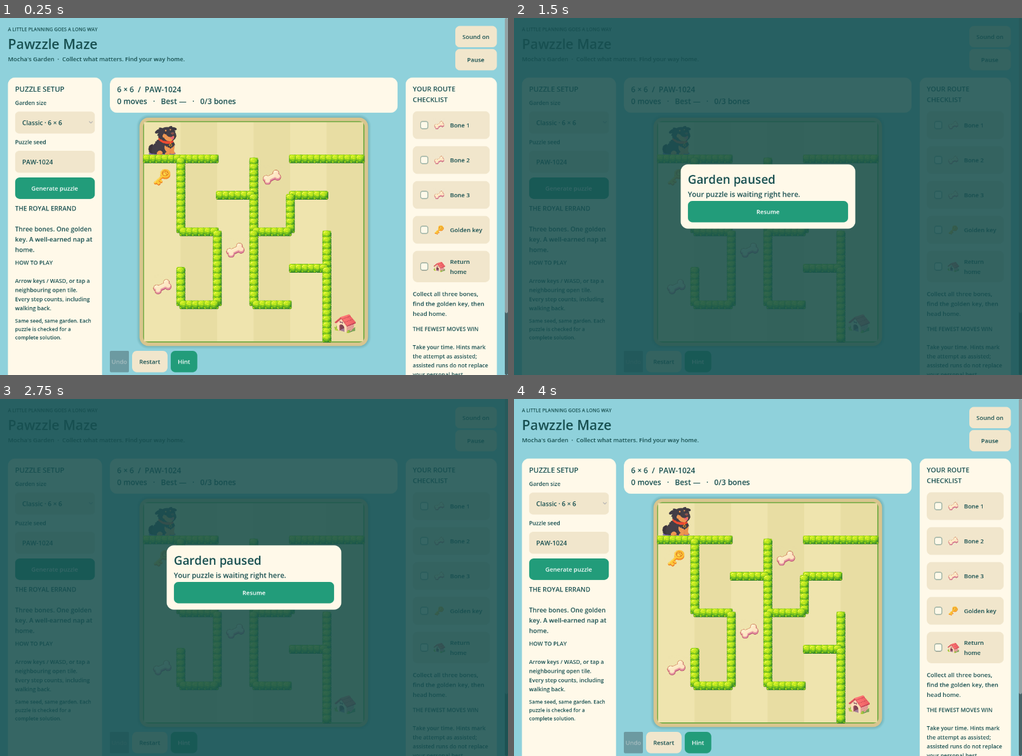
Above: before the commit, frames 1-4 (two rows, left to right).
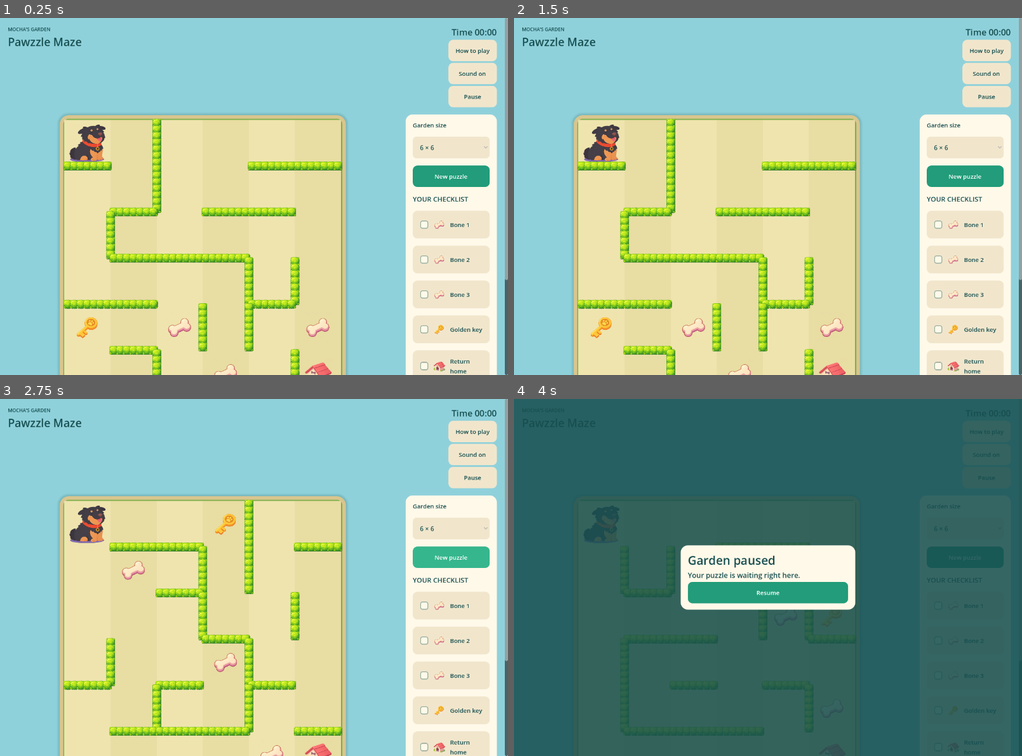
Above: after the commit, the same moments.

Repository: timothylee58/Pawzzle-Maze
Game: Godot game, scene res://garden/main.tscn
Two runs of this game, one before a commit and one after it. Both use one fixed random seed, a clock stepped at 60 frames per second and the inputs below. Sound files missing from this copy of the repository are replaced by a short silence.
Inputs (mouse positions are in pixels of both pictures, inside the frame that each line leads up to):
- Up to frame 1 (0.25 s): no input
- Up to frame 2 (1.5 s): click (986, 50) at 0.5 s, where only the run after the commit has a clickable "How to play"; click (768, 275) at 1.25 s, where only the run after the commit has a clickable "Let's play"
- Up to frame 3 (2.75 s): click (452, 556) at 2 s, where only the run after the commit has a clickable "New puzzle"
- Up to frame 4 (4 s): click (966, 556) at 2.75 s, where only the run after the commit has a clickable "New puzzle"; click "Resume" (after the commit: "Pause") at 3.5 s

The runs differ from the first frame. In frame 1, 53% of the frame differs, in the area x 1-100%, y 2-100%; in frame 2, 100%, in the area x 0-100%, y 0-100%; in frame 3, 100%; in frame 4, 99%.

Commit message:
Add drag controls, timer and random gardens through 14x14

Diff:
--- a/games/godot/garden/board.gd
+++ b/games/godot/garden/board.gd
@@ -8,6 +8,9 @@
 var board_rect := Rect2()
 var cell_size := 1.0
 var locked := false
+var dragging := false
+var active_touch := -1
+var drag_position := Vector2.ZERO
 
 func _ready() -> void:
 	mouse_filter = Control.MOUSE_FILTER_STOP
@@ -66,15 +69,70 @@
 func _draw_hedge(rect: Rect2) -> void:
 	var vertical := rect.size.y > rect.size.x
 	var length: float = rect.size.y if vertical else rect.size.x
-	var count := maxi(1, int(ceil(length / 18.0)))
+	var hedge_size := minf(26, cell_size * 0.38)
+	var count := maxi(1, int(ceil(length / (hedge_size * 0.7))))
 	for i in count:
 		var center := rect.position + (Vector2(4, (i + 0.5) * length / count) if vertical else Vector2((i + 0.5) * length / count, 4))
-		draw_texture_rect(textures.wall_bush, Rect2(center - Vector2(13, 13), Vector2(26, 26)), false)
+		draw_texture_rect(textures.wall_bush, Rect2(center - Vector2.ONE * hedge_size / 2, Vector2.ONE * hedge_size), false)
 
-func _gui_input(event: InputEvent) -> void:
-	if locked or level.is_empty(): return
-	if event is InputEventMouseButton and event.button_index == MOUSE_BUTTON_LEFT and event.pressed:
-		if board_rect.has_point(event.position):
-			var grid: Vector2 = (event.position - board_rect.position) / cell_size
-			cell_pressed.emit(int(grid.y) * level.size + int(grid.x))
-			accept_event()
+func cancel_drag() -> void:
+	dragging = false
+	active_touch = -1
+
+func _cell_at(point: Vector2) -> int:
+	if not board_rect.has_point(point): return -1
+	var grid := (point - board_rect.position) / cell_size
+	return int(grid.y) * int(level.size) + int(grid.x)
+
+func _press_at(point: Vector2) -> bool:
+	var cell := _cell_at(point)
+	if cell < 0: return false
+	if cell == state.pos:
+		dragging = true
+		drag_position = point
+	else:
+		cell_pressed.emit(cell)
+	return true
+
+func _drag_to(point: Vector2) -> void:
+	if not dragging: return
+	# Sample fast gestures so every crossed tile is checked against the rules.
+	var from := drag_position
+	var samples := maxi(1, int(ceil(from.distance_to(point) / maxf(1, cell_size * 0.2))))
+	for i in range(1, samples + 1):
+		if not dragging: break
+		var cell := _cell_at(from.lerp(point, float(i) / samples))
+		if cell >= 0 and cell != state.pos:
+			var previous: int = state.pos
+			cell_pressed.emit(cell)
+			if state.pos == previous:
+				# A wall/locked home stops this gesture. Lift and drag again.
+				cancel_drag()
+				break
+	drag_position = point
+
+func _input(event: InputEvent) -> void:
+	if locked or level.is_empty() or get_tree().paused:
+		cancel_drag()
+		return
+	var transform := get_global_transform_with_canvas().affine_inverse()
+	if event is InputEventScreenTouch:
+		if event.pressed and active_touch == -1:
+			if _press_at(transform * event.position):
+				if dragging: active_touch = event.index
+				get_viewport().set_input_as_handled()
+		elif not event.pressed and event.index == active_touch:
+			cancel_drag()
+			get_viewport().set_input_as_handled()
+	elif event is InputEventScreenDrag and event.index == active_touch:
+		_drag_to(transform * event.position)
+		get_viewport().set_input_as_handled()
+	elif event is InputEventMouseButton and event.button_index == MOUSE_BUTTON_LEFT and event.device != InputEvent.DEVICE_ID_EMULATION:
+		if event.pressed:
+			if _press_at(transform * event.position): get_viewport().set_input_as_handled()
+		elif dragging:
+			cancel_drag()
+			get_viewport().set_input_as_handled()
+	elif event is InputEventMouseMotion and dragging and active_touch == -1:
+		_drag_to(transform * event.position)
+		get_viewport().set_input_as_handled()
--- a/games/godot/garden/integration_test.gd
+++ b/games/godot/garden/integration_test.gd
@@ -14,52 +14,86 @@
 	await process_frame
 	var original: Dictionary = game.saves.duplicate(true)
 	game.saves = {"bests": {}, "muted": false}
+	game.level = game.rules.generate(6, "PAW-1024")
+	game.optimal = game.rules.solve(game.level).size()
 	game.restart()
+	game._process(5.0)
+	check(game.elapsed == 0, "timer waits for first move")
 	var route: Array = game.rules.solve(game.level)
-	var old: Dictionary = game.state.duplicate()
 	game.step(route[0])
-	check(game.state.moves == 1, "move")
-	game.undo()
-	check(game.state == old, "undo state")
-	game.show_hint()
-	check(game.assisted and game.hint_cell == route[0], "hint")
+	game._process(2.0)
+	check(game.state.moves == 1 and game.elapsed >= 2, "first move starts timer")
+	var gpx = root.get_node("GPX")
+	gpx.set_pause_reason("manual", true)
+	var frozen: float = game.elapsed
+	game._process(5.0)
+	game.step(route[1])
+	check(game.elapsed == frozen and game.state.moves == 1, "pause freezes timer and input")
+	gpx.set_pause_reason("browser", true)
+	gpx.set_pause_reason("manual", false)
+	check(paused, "overlapping pauses")
+	gpx.set_pause_reason("browser", false)
+	game._show_help()
+	check(paused and game.help_cover.visible and not game.pause_cover.visible, "help pauses with its own overlay")
+	game._hide_help()
+	check(not paused and not game.help_cover.visible, "help closes and resumes")
+	game.restart()
+	check(game.elapsed == 0 and not game.timer_running, "restart resets timer")
 	for to in route: game.step(to)
-	check(game.overlay.visible and game.rules.won(game.level, game.state), "win")
-	check(game.saves.bests.is_empty(), "assisted excluded")
-	game.restart()
-	for to in route: game.step(to)
+	check(game.overlay.visible and game.rules.won(game.level, game.state), "complete puzzle")
+	check(not game.timer_running, "timer stops at win")
 	check(game.saves.bests[game.best_key()] == route.size(), "best stored")
 	game.saves = {"bests": {}, "muted": false}
 	game._load_save()
 	check(game.saves.bests[game.best_key()] == route.size(), "reload best")
 	game.restart()
-	var gpx = root.get_node("GPX")
-	gpx.set_pause_reason("manual", true)
-	game.step(route[0])
-	check(game.state.moves == 0 and game.pause_cover.visible, "paused input")
-	gpx.set_pause_reason("browser", true)
-	gpx.set_pause_reason("manual", false)
-	check(paused, "overlapping pauses")
-	gpx.set_pause_reason("browser", false)
-	check(not paused and not game.pause_cover.visible, "resume")
+	var board = game.board
+	board.board_rect = Rect2(0, 0, 600, 600)
+	board.cell_size = 100
+	var touch := InputEventScreenTouch.new()
+	touch.index = 0
+	touch.pressed = true
+	touch.position = board.get_global_transform_with_canvas() * Vector2(50, 50)
+	board._input(touch)
+	check(board.dragging, "touch grabs dog")
+	var drag := InputEventScreenDrag.new()
+	drag.index = 0
+	drag.position = board.get_global_transform_with_canvas() * Vector2(250, 50)
+	board._input(drag)
+	check(game.state.pos == 2 and game.state.moves == 2, "fast touch drag crosses open tiles")
+	touch.pressed = false
+	board._input(touch)
+	check(not board.dragging, "lift ends drag")
+	game.restart()
+	touch.pressed = true
+	board._input(touch)
+	drag.position = board.get_global_transform_with_canvas() * Vector2(50, 250)
+	board._input(drag)
+	check(game.state.pos == 0 and not board.dragging, "drag cannot cross hedge")
+	touch.position = board.get_global_transform_with_canvas() * Vector2(150, 50)
+	board._input(touch)
+	check(game.state.pos == 1, "touch tap moves to adjacent tile")
 	game._toggle_sound()
 	check(AudioServer.is_bus_mute(0), "mute")
 	gpx.set_pause_reason("browser", true)
 	gpx.set_pause_reason("browser", false)
-	check(AudioServer.is_bus_mute(0), "mute preserved")
-	# Undo after every pickup must restore complete inventory.
-	game.restart()
-	for to in route:
-		old = game.state.duplicate()
-		game.step(to)
-		if not game.overlay.visible:
-			game.undo()
-			check(game.state == old, "undo inventory")
-			game.step(to)
+	check(AudioServer.is_bus_mute(0), "mute survives pause")
+	check(game.size_select.item_count == 10, "sizes 5 through 14")
+	for n in range(5, 15):
+		game.size_select.select(n - 5)
+		game.generate()
+		var previous_seed: String = game.level.seed
+		game.generate()
+		check(game.level.size == n and game.level.seed != previous_seed, "random new puzzle size %d" % n)
+		for sample in 8:
+			var level: Dictionary = game.rules.generate(n, "large-%d-%d" % [n, sample])
+			var path: Array = game.rules.solve(level)
+			var state: Dictionary = game.rules.initial()
+			for cell in path:
+				state = game.rules.move(level, state, cell)
+			check(not path.is_empty() and game.rules.won(level, state), "solvable size %d sample %d" % [n, sample])
 	game.saves = original
 	game._save()
-	game.music.stop()
-	game.music.stream = null
 	game.queue_free()
 	await create_timer(0.1).timeout
 	print("Garden integration: %d checks; %d failures." % [checks, failures])
--- a/games/godot/garden/main.gd
+++ b/games/godot/garden/main.gd
@@ -6,14 +6,16 @@
 var level: Dictionary = {}
 var state: Dictionary = {}
 var history: Array = []
-var assisted := false
 var optimal := 0
-var hint_cell := -1
 var saves: Dictionary = {"bests": {}, "muted": false}
 var board: Control
 var size_select: OptionButton
-var seed_input: LineEdit
 var stats: Label
+var timer_label: Label
+var help_cover: PanelContainer
+var help_scroll: ScrollContainer
+var elapsed := 0.0
+var timer_running := false
 var status: Label
 var objective_rows: Array = []
 var objective_checks: Array = []
@@ -22,9 +24,7 @@
 var unchecked_icon: Texture2D
 var result: Label
 var sound: Button
-var undo_button: Button
 var layout: BoxContainer
-var setup_panel: PanelContainer
 var objectives_panel: PanelContainer
 var play_panel: VBoxContainer
 var overlay: PanelContainer
@@ -112,52 +112,24 @@
 	var title := VBoxContainer.new()
 	title.size_flags_horizontal = Control.SIZE_EXPAND_FILL
 	header.add_child(title)
-	title.add_child(label("A LITTLE PLANNING GOES A LONG WAY", 12))
-	title.add_child(label("Pawzzle Maze", 34))
-	title.add_child(label("Mocha's Garden  ·  Collect what matters. Find your way home.", 15))
+	title.add_child(label("MOCHA'S GARDEN", 12))
+	title.add_child(label("Pawzzle Maze", 28))
 	var header_buttons := VBoxContainer.new()
 	header.add_child(header_buttons)
+	timer_label = label("Time 00:00", 22)
+	timer_label.horizontal_alignment = HORIZONTAL_ALIGNMENT_RIGHT
+	header_buttons.add_child(timer_label)
+	header_buttons.add_child(button("How to play", _show_help))
 	sound = button("Sound off" if saves.muted else "Sound on", _toggle_sound)
 	header_buttons.add_child(sound)
 	header_buttons.add_child(button("Pause", func(): get_node("/root/GPX").set_pause_reason("manual", true)))
 	layout = BoxContainer.new()
 	layout.add_theme_constant_override("separation", 20)
 	page.add_child(layout)
-	setup_panel = panel()
-	setup_panel.custom_minimum_size.x = 210
-	layout.add_child(setup_panel)
-	var setup := VBoxContainer.new()
-	setup.add_theme_constant_override("separation", 12)
-	setup_panel.add_child(setup)
-	setup.add_child(label("PUZZLE SETUP", 18))
-	setup.add_child(label("Garden size", 14))
-	size_select = OptionButton.new()
-	for text in ["Small · 5 × 5", "Classic · 6 × 6", "Adventurous · 8 × 8"]: size_select.add_item(text)
-	size_select.selected = 1
-	size_select.custom_minimum_size.y = 44
-	setup.add_child(size_select)
-	setup.add_child(label("Puzzle seed", 14))
-	seed_input = LineEdit.new()
-	seed_input.text = "PAW-1024"
-	seed_input.max_length = 40
-	seed_input.custom_minimum_size.y = 44
-	seed_input.add_theme_stylebox_override("normal", style("#f1e6cc", 10))
-	seed_input.add_theme_color_override("font_color", Color("#174f50"))
-	size_select.add_theme_stylebox_override("normal", style("#f1e6cc", 10))
-	size_select.add_theme_color_override("font_color", Color("#174f50"))
-	setup.add_child(seed_input)
-	setup.add_child(button("Generate puzzle", generate, true))
-	setup.add_child(label("THE ROYAL ERRAND\n\nThree bones. One golden key. A well-earned nap at home.", 16))
-	setup.add_child(label("HOW TO PLAY\n\nArrow keys / WASD, or tap a neighbouring open tile. Every step counts, including walking back.", 14))
-	setup.add_child(label("Same seed, same garden. Each puzzle is checked for a complete solution.", 13))
 	play_panel = VBoxContainer.new()
 	play_panel.size_flags_horizontal = Control.SIZE_EXPAND_FILL
 	play_panel.add_theme_constant_override("separation", 10)
 	layout.add_child(play_panel)
-	var score_panel := panel()
-	play_panel.add_child(score_panel)
-	stats = label("", 19)
-	score_panel.add_child(stats)
 	board = Board.new()
 	board.custom_minimum_size = Vector2(280, 450)
 	board.cell_pressed.connect(step)
@@ -165,10 +137,7 @@
 	var toolbar := HBoxContainer.new()
 	toolbar.add_theme_constant_override("separation", 8)
 	play_panel.add_child(toolbar)
-	undo_button = button("Undo", undo)
-	toolbar.add_child(undo_button)
 	toolbar.add_child(button("Restart", restart))
-	toolbar.add_child(button("Hint", show_hint, true))
 	var movement_title := label("MOVE MOCHA", 14)
 	movement_title.horizontal_alignment = HORIZONTAL_ALIGNMENT_CENTER
 	play_panel.add_child(movement_title)
@@ -199,7 +168,7 @@
 		control.focus_mode = Control.FOCUS_NONE
 		control.tooltip_text = "Move Mocha " + entry[0].to_lower()
 		directions.add_child(control)
-	var movement_help := label("Click a direction, use arrow keys / WASD, or tap an open neighbouring tile.", 13)
+	var movement_help := label("Drag Mocha along a path, tap an adjacent tile, or use the direction buttons.", 13)
 	movement_help.horizontal_alignment = HORIZONTAL_ALIGNMENT_CENTER
 	play_panel.add_child(movement_help)
 	objectives_panel = panel()
@@ -208,7 +177,17 @@
 	var objectives := VBoxContainer.new()
 	objectives.add_theme_constant_override("separation", 18)
 	objectives_panel.add_child(objectives)
-	objectives.add_child(label("YOUR ROUTE CHECKLIST", 17))
+	objectives.add_child(label("Garden size", 15))
+	size_select = OptionButton.new()
+	for n in range(5, 15): size_select.add_item("%d × %d" % [n, n], n)
+	size_select.selected = 1
+	size_select.custom_minimum_size.y = 44
+	size_select.add_theme_stylebox_override("normal", style("#f1e6cc", 10))
+	size_select.add_theme_color_override("font_color", Color("#174f50"))
+	objectives.add_child(size_select)
+	size_select.item_selected.connect(func(_index): generate())
+	objectives.add_child(button("New puzzle", generate, true))
+	objectives.add_child(label("YOUR CHECKLIST", 17))
 	checked_icon = _svg_icon('<rect x="2" y="2" width="20" height="20" rx="5" fill="#229c7a"/><path d="m6 12 4 4 8-9" fill="none" stroke="#ffffff" stroke-width="2.5" stroke-linecap="round" stroke-linejoin="round"/>')
 	unchecked_icon = _svg_icon('<rect x="2" y="2" width="20" height="20" rx="5" fill="#fff9e9" stroke="#8ca89c" stroke-width="2"/>')
 	for entry in [["bone", "Bone 1"], ["bone", "Bone 2"], ["bone", "Bone 3"], ["key", "Golden key"], ["dog_house", "Return home"]]:
@@ -238,7 +217,8 @@
 		objective_labels.append(caption)
 	status = label("", 15)
 	objectives.add_child(status)
-	objectives.add_child(label("THE FEWEST MOVES WIN\n\nTake your time. Hints mark the attempt as assisted; assisted runs do not replace your personal best.", 14))
+	stats = label("", 14)
+	objectives.add_child(stats)
 	overlay = _make_overlay()
 	var win_box := VBoxContainer.new()
 	win_box.add_theme_constant_override("separation", 16)
@@ -255,6 +235,20 @@
 	pause_box.add_child(label("Garden paused", 30))
 	pause_box.add_child(label("Your puzzle is waiting right here.", 18))
 	pause_box.add_child(button("Resume", func(): get_node("/root/GPX").set_pause_reason("manual", false), true))
+	help_cover = _make_overlay()
+	help_cover.process_mode = Node.PROCESS_MODE_ALWAYS
+	var help_box := VBoxContainer.new()
+	help_box.add_theme_constant_override("separation", 14)
+	help_cover.get_meta("card").add_child(help_box)
+	help_box.add_child(label("How to play", 26))
+	help_scroll = ScrollContainer.new()
+	help_scroll.horizontal_scroll_mode = ScrollContainer.SCROLL_MODE_DISABLED
+	help_scroll.custom_minimum_size.y = 300
+	help_box.add_child(help_scroll)
+	var instructions := label("Collect 3 bones and the golden key, then reach the doghouse.\n\nTouch or mouse: press Mocha and drag along open paths. Lift to stop. Hedges block movement. You can also tap a neighbouring tile or use the direction buttons.\n\nKeyboard: arrow keys / WASD.\n\nThe timer starts on your first move and pauses with help or pause. New puzzle makes a random garden; Restart resets this one.", 16)
+	instructions.size_flags_horizontal = Control.SIZE_EXPAND_FILL
+	help_scroll.add_child(instructions)
+	help_box.add_child(button("Let's play", _hide_help, true))
 	get_node("/root/GPX").pause_changed.connect(_paused)
 	resized.connect(_resize)
 	generate()
@@ -284,31 +278,47 @@
 
 func _resize() -> void:
 	narrow = size.x < 960
-	for popup in [overlay, pause_cover]:
+	if help_scroll != null: help_scroll.custom_minimum_size.y = clampf(size.y - 200, 140, 340)
+	for popup in [overlay, pause_cover, help_cover]:
 		if popup != null: popup.get_meta("card").custom_minimum_size.x = minf(440, size.x - 40)
 	layout.vertical = narrow
-	setup_panel.custom_minimum_size.x = 0 if narrow else 210
 	objectives_panel.custom_minimum_size.x = 0 if narrow else 230
-	layout.move_child(play_panel, 0 if narrow else 1)
-	board.custom_minimum_size.y = clampf(minf(size.x - 60, size.y * 0.60) if narrow else minf(size.x - 540, size.y * 0.65), 260, 580)
+	# 125% of the prior grid target, capped to the available width on phones.
+	var old_target := clampf(minf(size.x - 60, size.y * 0.60) if narrow else minf(size.x - 540, size.y * 0.65), 260, 580)
+	var available := size.x - (40 if narrow else 310)
+	board.custom_minimum_size.y = minf(available, old_target * 1.25)
 
 func generate() -> void:
-	var seed_value := seed_input.text.strip_edges()
-	if seed_value.is_empty(): seed_value = "PAW-1024"
-	seed_input.text = seed_value
-	level = rules.generate([5, 6, 8][size_select.selected], seed_value)
-	var route: Array = rules.solve(level)
-	if route.is_empty():
-		level = rules.generate(5, "PAW-1024")
-		route = rules.solve(level)
-	optimal = route.size()
+	var seed_value := str(Time.get_ticks_usec()) + "-" + str(randi())
+	level = rules.generate(size_select.get_selected_id(), seed_value)
+	optimal = rules.solve(level).size()
 	restart()
+
+func _process(delta: float) -> void:
+	if timer_running and not get_tree().paused:
+		elapsed += delta
+		_update_timer()
+
+func _update_timer() -> void:
+	var seconds := int(elapsed)
+	timer_label.text = "Time %02d:%02d" % [seconds / 60, seconds % 60]
+
+func _show_help() -> void:
+	help_cover.show()
+	get_node("/root/GPX").set_pause_reason("help", true)
+
+func _hide_help() -> void:
+	help_cover.hide()
+	get_node("/root/GPX").set_pause_reason("help", false)
+	_paused(get_tree().paused)
 
 func restart() -> void:
 	state = rules.initial()
 	history.clear()
-	hint_cell = -1
-	assisted = false
+	board.cancel_drag()
+	elapsed = 0.0
+	timer_running = false
+	_update_timer()
 	overlay.hide()
 	status.text = "Collect all three bones, find the golden key, then head home."
 	refresh()
@@ -326,36 +336,22 @@
 	if next.is_empty():
 		status.text = "Find the golden key to unlock home." if to == level.home and not state.key else "That path is blocked. Choose a neighbouring open tile."
 		return
+	timer_running = true
 	history.append(state.duplicate())
 	state = next
-	hint_cell = -1
 	status.text = "Every step counts. A little backtracking is part of the adventure."
 	if state.pos == level.home and state.mask != 7: status.text = "There are still bones to collect before your royal nap!"
 	if rules.won(level, state):
 		var key := best_key()
-		if not assisted and state.moves < int(saves.bests.get(key, 999999)):
+		timer_running = false
+		board.cancel_drag()
+		if state.moves < int(saves.bests.get(key, 999999)):
 			saves.bests[key] = state.moves
 			_save()
-		result.text = "All three bones collected in %d moves.\nShortest route: %d moves.%s" % [state.moves, optimal, "\nAssisted attempt — personal best unchanged." if assisted else "\nA perfect route!" if state.moves == optimal else "\nCan you find a shorter route?"]
+		result.text = "Home in %d moves!\n%s\nShortest route: %d moves." % [state.moves, timer_label.text, optimal]
 		overlay.show()
 		get_node("/root/GPX").happyMoment()
 	refresh()
-
-func undo() -> void:
-	if get_tree().paused or history.is_empty() or overlay.visible: return
-	state = history.pop_back()
-	hint_cell = -1
-	status.text = "One step undone. Try another route."
-	refresh()
-
-func show_hint() -> void:
-	if get_tree().paused or overlay.visible: return
-	var path: Array = rules.solve(level, state)
-	if not path.is_empty():
-		assisted = true
-		hint_cell = path[0]
-		status.text = "The green tile is your next step on a shortest remaining route. Assisted attempt."
-		refresh()
 
 func move_direction(direction: Vector2i) -> void:
 	var n: int = level.size
@@ -372,7 +368,6 @@
 		get_viewport().set_input_as_handled()
 
 func next_puzzle() -> void:
-	seed_input.text = "PAW-" + str(randi_range(0, 99999))
 	generate()
 
 func best_key() -> String:
@@ -382,14 +377,13 @@
 	var count := 0
 	for i in 3:
 		if state.mask & (1 << i): count += 1
-	stats.text = "%d × %d  /  %s\n%d moves   ·   Best %s   ·   %d/3 bones" % [level.size, level.size, level.seed, state.moves, str(saves.bests.get(best_key(), "—")), count]
+	stats.text = "%d moves  ·  %d/3 bones" % [state.moves, count]
 	for i in 5:
 		var complete: bool = bool(state.mask & (1 << i)) if i < 3 else bool(state.key) if i == 3 else rules.won(level, state)
 		objective_checks[i].texture = checked_icon if complete else unchecked_icon
 		objective_rows[i].add_theme_stylebox_override("panel", style("#dcefdc" if complete else "#f1e6cc", 12))
 		objective_rows[i].tooltip_text = "Completed" if complete else "Still to collect" if i < 4 else "Collect the bones and key, then reach home"
-	undo_button.disabled = history.is_empty()
-	board.show_board(level, state, history, hint_cell)
+	board.show_board(level, state, history, -1)
 
 func _toggle_sound() -> void:
 	begin()
@@ -399,8 +393,9 @@
 	_save()
 
 func _paused(value: bool) -> void:
-	pause_cover.visible = value
+	pause_cover.visible = value and not help_cover.visible
 	board.locked = value
+	if value: board.cancel_drag()
 	if music != null: music.stream_paused = value
 
 func _load_save() -> void:
--- a/games/godot/garden/rules.gd
+++ b/games/godot/garden/rules.gd
@@ -25,7 +25,7 @@
 	return result
 
 func generate(n: int, value: String) -> Dictionary:
-	assert(n in [5, 6, 8])
+	assert(n >= 5 and n <= 14)
 	rng_seed(value)
 	var edges: Array = []
 	for i in n * n: edges.append([])
@@ -94,8 +94,8 @@
 	var nodes: Array = [{"state": start, "prev": -1}]
 	var seen: Dictionary = {state_key(start): true}
 	var at := 0
-	# At most 64 positions * 8 masks * 2 key states.
-	while at < nodes.size() and at < 1024:
+	# At most n*n positions * 8 masks * 2 key states.
+	while at < nodes.size() and at < int(level.size) * int(level.size) * 16:
 		var state: Dictionary = nodes[at].state
 		if won(level, state):
 			var route: Array = []
Not shown, changed: docs/GODOT_GARDEN_RELEASE.md
Not shown, changed: releases/pawzzle-mochas-garden-gamepix.zip
